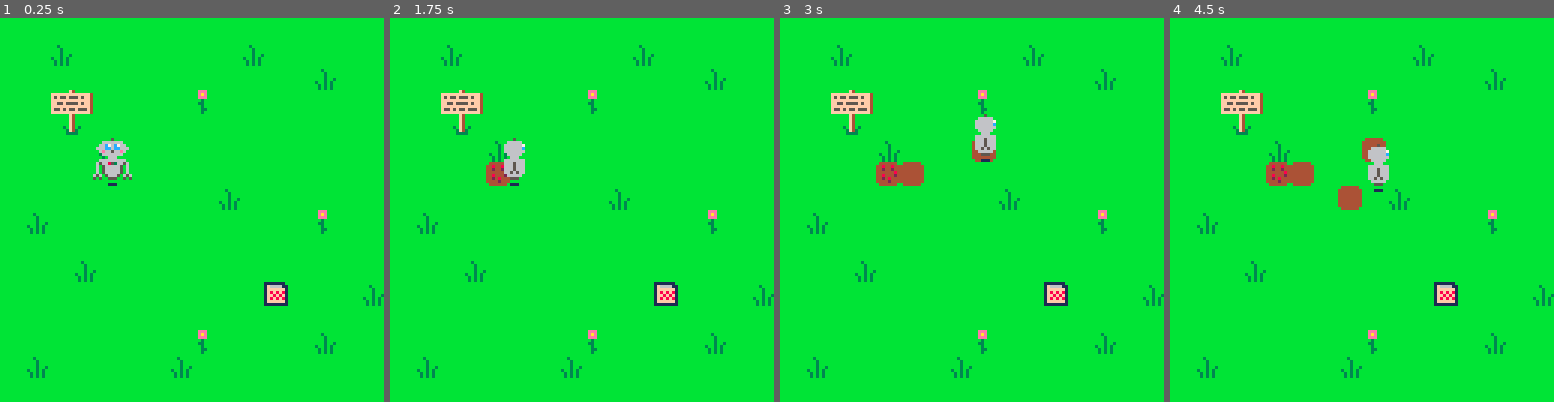
Above: before the commit, frames 1-4 (left to right).
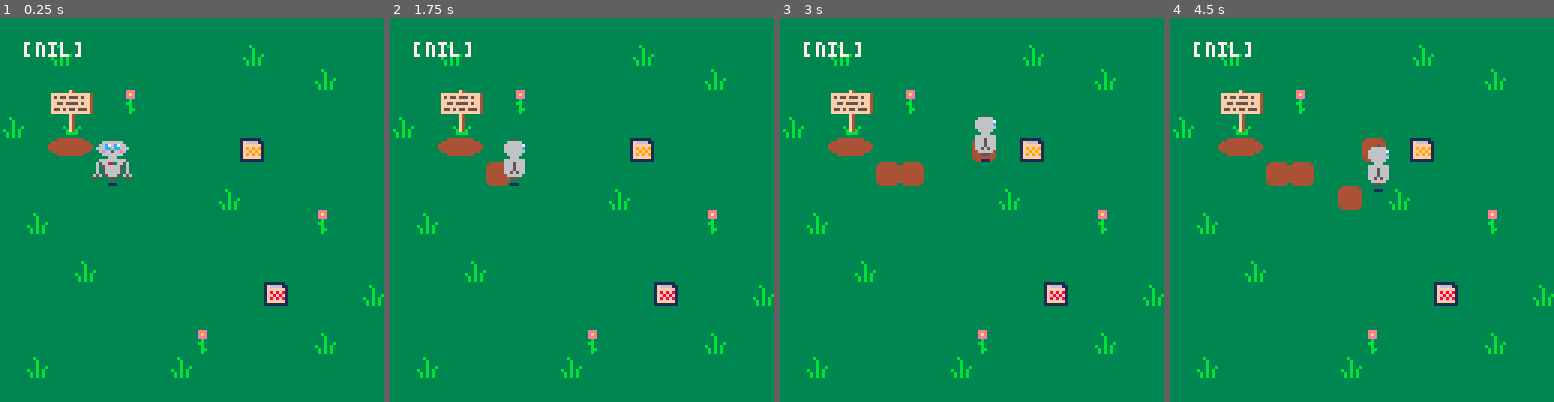
Above: after the commit, the same moments.

Repository: cobbettn/pico8
Game: PICO-8 cartridge farm.p8
Same seed, same stepped clock (60 frames per second), same inputs: the game is played once before the commit and once after it.
Inputs:
- Up to frame 1 (0.25 s): no input
- Up to frame 2 (1.75 s): tap X (X key) at 0.33, 1.07 s; hold Right from 1.6 s (still down)
- Up to frame 3 (3 s): tap X (X key) at 1.85, 2.97 s; release Right at 2.1 s; hold Up 2.15-2.42 s; hold Right from 2.47 s (still down)
- Up to frame 4 (4.5 s): release Right at 3.03 s; hold Left 3.08-3.58 s; hold Down 3.63-3.97 s; hold Right from 4.02 s (still down); tap X (X key) at 4.08 s

The runs differ from the first frame. In frame 1, 98% of the frame differs, in the area x 0-100%, y 0-100%; in frame 2, 98%; in frame 3, 97%; in frame 4, 97%.

Commit message:
wip update

Diff:
--- a/farm.p8
+++ b/farm.p8
@@ -2,23 +2,28 @@
 version 41
 __lua__
 function _init()
-	iplr()
 	icrops()
 	iinv()
+	iplr()
+	isign()
 end
 
 function _update()
-	uplr()
 	ucrops()
 	uinv()
+	uplr()
 end
 
 function _draw()
-	cls(11)
+	cls(3)
 	map()
-	dplr()
+
 	dcrops()
 	dinv()
+	dplr()
+	dsign()
+
+	print(foo,8,8,7)
 end
 -->8
 --player
@@ -34,6 +39,11 @@
 --d-pad:
 
 	--movement
+	if show_sign then
+		if (btnp(❎)) toggle_sign()
+		return
+	end
+
 	if btn(➡️) then
 		plr.x+=1
 		plr.sp=plr_r
@@ -50,8 +60,12 @@
 
 --❎ button:
 
-	--till/plant/water
-	--harvest/item
+	--multi-modal input handler
+	--❎ behavoir depends on player
+	--sprite location on the map
+	--and the state of the player's
+	--inventory
+
 	if btnp(❎) then
 		--approx location of player
 		ptx=flr((plr.x+7)/8)
@@ -60,6 +74,11 @@
 		ptspr=mget(ptx,pty) --player tile sprite
 		flag=fget(ptspr)
 
+		--read sign
+		if flag==f_sign then
+			toggle_sign()
+		end
+
 		--till
 		if flag==f_empty then
 		 mset(ptx,pty,tilled)
@@ -67,13 +86,14 @@
 
 		--plant
 		if flag==f_tilled then
-		 mset(ptx,pty,a_seed)
-		 add(crops,{
-		 	x=ptx,
-		 	y=pty,
-		 	water=false,
-		 	t=0
-		 })
+			if #inv > 0 then--has inv items
+				sel=inv[selected]
+				if (sel.s==a_seed_pk) seed=a_seed
+				if (sel.s==o_seed_pk) seed=o_seed
+				if seed!=nil and sel.amt>0 then
+					plant(ptx,pty,seed)
+				end
+			end
 		end
 
 		--water
@@ -88,15 +108,16 @@
 			water(ptx,pty)
 		end
 
+		--harvest
 		if flag==f_crop then
 			harvest(ptx,pty)
 		end
-
 		if flag==f_item then
 			take(ptx,pty)
 		end
-
-	end
+	end
+
+	--🅾️ button (z): cycle thru inv
 end
 
 function dplr()
@@ -121,7 +140,7 @@
 function ucrops()
 	for s in all(crops) do
 		ms=mget(s.x,s.y)
-		if s.water then
+		if s.water and s.t<300 then
 			s.t+=1
 			if s.t==300 then
 				if ms==a_water then
@@ -146,9 +165,21 @@
 		end
 	end
 end
+
+function plant(x,y,seed)
+	inv[selected].amt-=1
+	add(crops, {
+		x=x,
+		y=y,
+		t=0,
+		water=false
+	})
+	mset(ptx,pty,seed)
+end
 -->8
 --inventory
 function iinv()
+	selected=nil
 	inv={}
 end
 
@@ -157,22 +188,33 @@
 
 function dinv()
 	local i=0
-	for k,v in pairs(inv) do
-		local idx = 117-(11*i)
-		local idy = 2
-		sspr(0,8,10,10,idx,idy)
-		spr(k,idx+1,idy+1)
-		print(v,idx+1,idy+7,7)
-		i+=1
+	for item in all(inv) do
+		if item.amt > 0 then
+			local idx = 117-(11*i)
+			local idy = 2
+			if selected==i+1 then
+				sspr(56,8,10,10,idx,idy)
+			end
+			sspr(0,8,10,10,idx,idy)
+			spr(item.s,idx+1,idy+1)
+			print(item.amt,idx+6,idy+11,7)
+			i+=1
+		else
+			--cleanup
+			deli(inv,i+1)
+			if #inv>0 then
+				if inv[selected]==nil then
+					selected=1
+				end
+			else
+				selected=nil
+			end
+		end
 	end
 end
 
 function harvest(x,y)
 	take(x,y)
-	harvest_cleanup(x,y)
-end
-
-function harvest_cleanup(x,y)
 	for s in all(seeds) do
 		if s.x==x and s.y==y then
 			del(seeds,s)
@@ -184,18 +226,45 @@
 function take(x,y)
 	s = mget(x,y)
 
-	--special case for crops
+	--for unharvested crops
 	if (s==a_crop) s=apple
 	if (s==o_crop) s=orange
 
-	if inv[s]!=nil then
-		inv[s]+=1
-	else
-		inv[s]=1
-	end
+	if (selected==nil) selected=1--1-indexed tables
+
+--	randomize 0,1,2
 	mset(x,y,0)
-end
-
+
+	add_inv(s)
+end
+
+function add_inv(s)
+	found = false
+	for i in all(inv) do
+		if i.s==s then
+			found = true
+			i.amt+=1
+			break
+		end
+	end
+	if not(found) then
+		amt=1
+		if s==a_seed_pk or s==o_seed_pk then
+			amt=9
+		end
+		add(inv,{
+			s=s,
+			amt=amt
+		})
+	end
+end
+
+function s_in_inv(s)
+	for i in all(inv) do
+		if (i.s==s) return true
+	end
+	return false
+end
 -->8
 --util
 
@@ -224,10 +293,43 @@
 f_tilled=2
 f_seeds=4
 f_crop=8
+f_sign=16
 f_item=128
 
 
 
+-->8
+--sign
+function isign()
+	show_sign=false
+end
+
+function dsign()
+	if show_sign then
+		rectfill(27,27,103,103,1)
+		rectfill(26,26,102,102,4)
+		rectfill(28,28,100,100,15)
+		info=
+			"press ❎ to get\n"..
+			"seeds, till \n"..
+		 "soil, plant seeds,\n"..
+		 "water seeds, and \n"..
+		 "harvest crops. \n\n"..
+		 "press 🅾️ to \n"..
+		 "manage items.\n\n"..
+		 "press ❎ to \n"..
+		 "return to game."
+		print(info,30,30, 1)
+	end
+end
+
+function toggle_sign()
+	show_sign=not(show_sign)
+end
+…(4 lines of a section not shown)…
 
 
 
@@ -391,15 +493,15 @@
 
 
 __gff__
-0101010200040400000000000000000000000808000808000000000000000000000008080000000000000000000000000000000000808000000000000000000000000000000000000000000000000000000000000000000000000000000000000000000000000000000000000000000000000000000000000000000000000000
+0101010210040400000000000000000000001010100808000000000000000000000010100000000000000000000000000000000000808000000000000000000000000000000000000000000000000000000000000000000000000000000000000000000000000000000000000000000000000000000000000000000000000000
 0000000000000000000000000000000000000000000000000000000000000000000000000000000000000000000000000000000000000000000000000000000000000000000000000000000000000000000000000000000000000000000000000000000000000000000000000000000000000000000000000000000000000000
 __map__
 0000000000000000000000000000000000000000000000000000000000000000000000000000000000000000000000000000000000000000000000000000000000000000000000000000000000000000000000000000000000000000000000000000000000000000000000000000000000000000000000000000000000000000
 0000010000000000000001000000000000000000000000000000000000000000000000000000000000000000000000000000000000000000000000000000000000000000000000000000000000000000000000000000000000000000000000000000000000000000000000000000000000000000000000000000000000000000
 0000000000000000000000000001000000000000000000000000000000000000000000000000000000000000000000000000000000000000000000000000000000000000000000000000000000000000000000000000000000000000000000000000000000000000000000000000000000000000000000000000000000000000
-0000121300000000020000000000000000000000000000000000000000000000000000000000000000000000000000000000000000000000000000000000000000000000000000000000000000000000000000000000000000000000000000000000000000000000000000000000000000000000000000000000000000000000
-0000222300000000000000000000000000000000000000000000000000000000000000000000000000000000000000000000000000000000000000000000000000000000000000000000000000000000000000000000000000000000000000000000000000000000000000000000000000000000000000000000000000000000
-0000000001000000000000000000000000000000000000000000000000000000000000000000000000000000000000000000000000000000000000000000000000000000000000000000000000000000000000000000000000000000000000000000000000000000000000000000000000000000000000000000000000000000
+0000121300020000000000000000000000000000000000000000000000000000000000000000000000000000000000000000000000000000000000000000000000000000000000000000000000000000000000000000000000000000000000000000000000000000000000000000000000000000000000000000000000000000
+0100222300000000000000000000000000000000000000000000000000000000000000000000000000000000000000000000000000000000000000000000000000000000000000000000000000000000000000000000000000000000000000000000000000000000000000000000000000000000000000000000000000000000
+0000041400000000000036000000000000000000000000000000000000000000000000000000000000000000000000000000000000000000000000000000000000000000000000000000000000000000000000000000000000000000000000000000000000000000000000000000000000000000000000000000000000000000
 0000000000000000000000000000000000000000000000000000000000000000000000000000000000000000000000000000000000000000000000000000000000000000000000000000000000000000000000000000000000000000000000000000000000000000000000000000000000000000000000000000000000000000
 0000000000000000000100000000000000000000000000000000000000000000000000000000000000000000000000000000000000000000000000000000000000000000000000000000000000000000000000000000000000000000000000000000000000000000000000000000000000000000000000000000000000000000
 0001000000000000000000000002000000000000000000000000000000000000000000000000000000000000000000000000000000000000000000000000000000000000000000000000000000000000000000000000000000000000000000000000000000000000000000000000000000000000000000000000000000000000
Not shown, changed: 22 lines of the sprite sheet (__gfx__) section of farm.p8
Not shown, changed: the thumbnail (__label__) section of farm.p8
